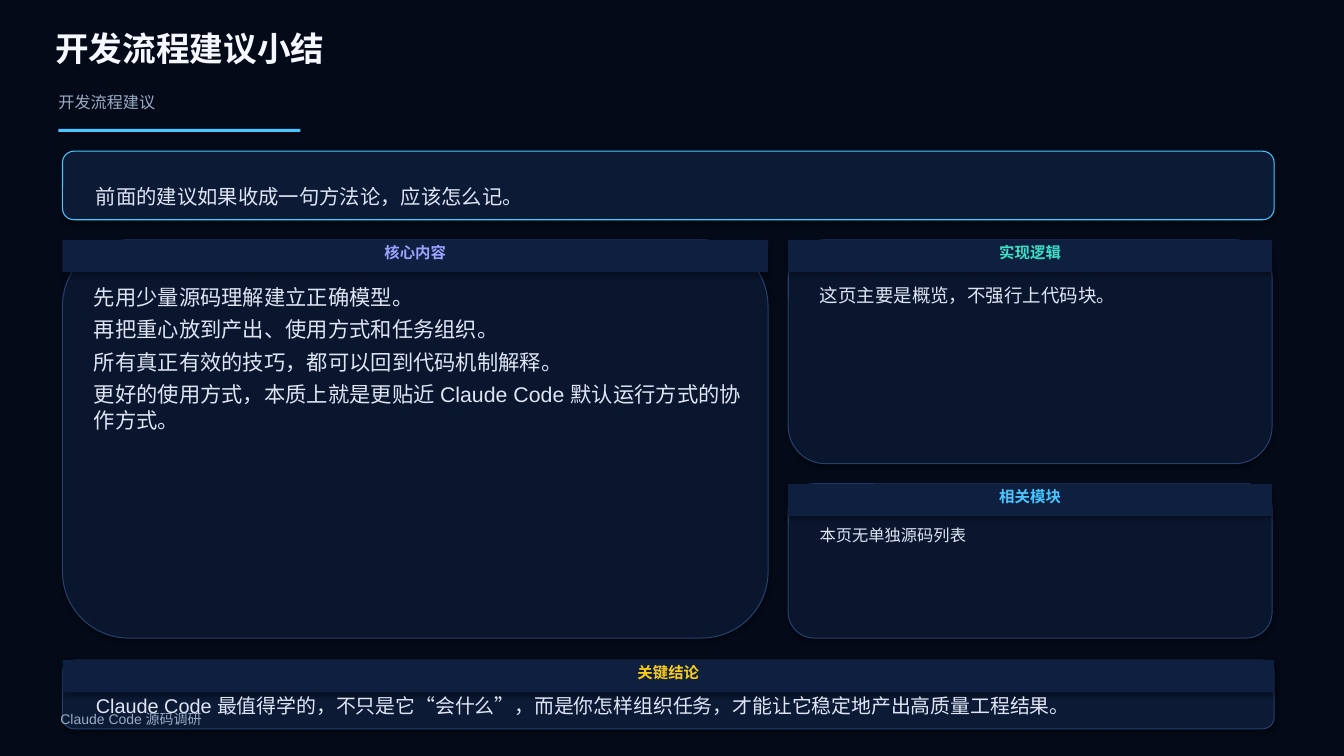
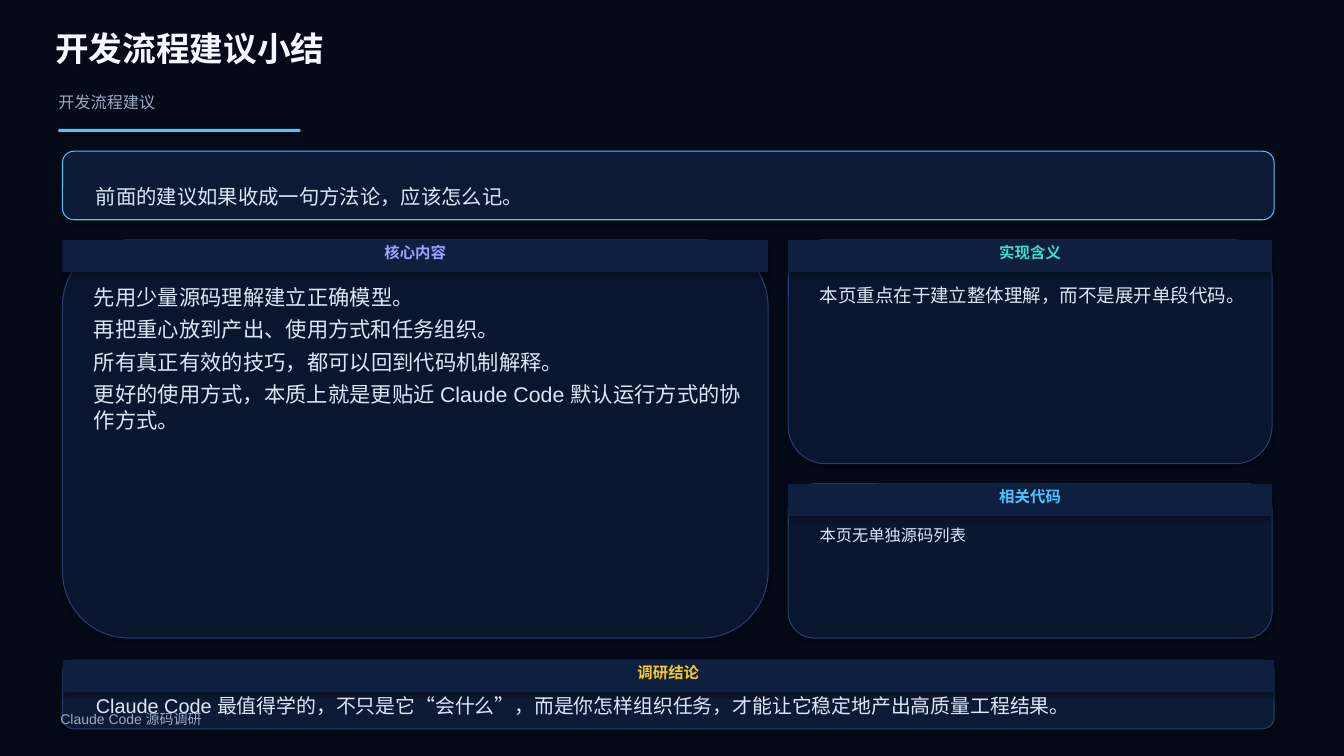
Before and after one commit to boboliu-1010/ccode, a slide deck: slide 53 of docs/zh/10-Claude Code 源码调研.pptx. Drawn at 1344x756 pixels with LibreOffice and Linux fonts; fonts in the diff are those of the drawing. Boxes give left, top, right and bottom in pixels: in the first picture for what was removed or moved away, otherwise in the second. Text is boxed around its words. In the diff, an @@ line names an element or a change of style, - is before the commit and + after.

Commit message:
Remove presentation meta wording

```diff
--- a/docs/zh/10-Claude Code 源码调研.pptx
+++ b/docs/zh/10-Claude Code 源码调研.pptx
@@ text in rectangle at bbox=[999, 245, 1061, 260]: text changed @@
-实现逻辑
+实现含义
@@ text at bbox=[820, 286, 1245, 304]: text changed @@
-这页主要是概览，不强行上代码块。
+本页重点在于建立整体理解，而不是展开单段代码。
@@ text in rectangle at bbox=[999, 489, 1061, 504]: text changed @@
-相关模块
+相关代码
@@ text in rectangle at bbox=[637, 665, 699, 680]: text changed @@
-关键结论
+调研结论
```
Also in this commit, not shown: 54 other slides changed, 2 other files.
